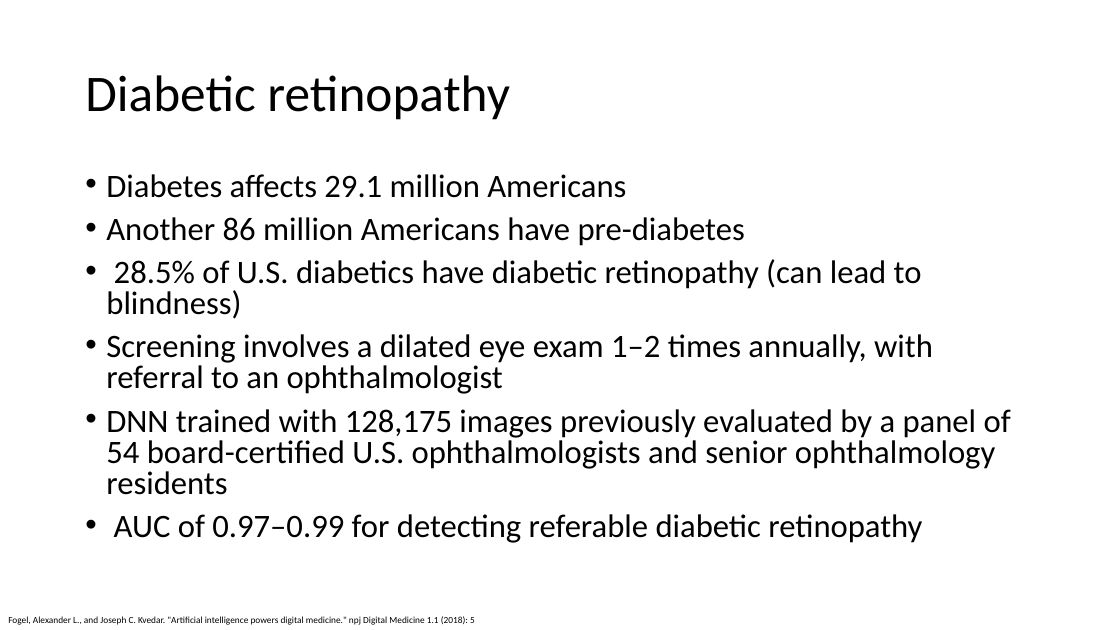
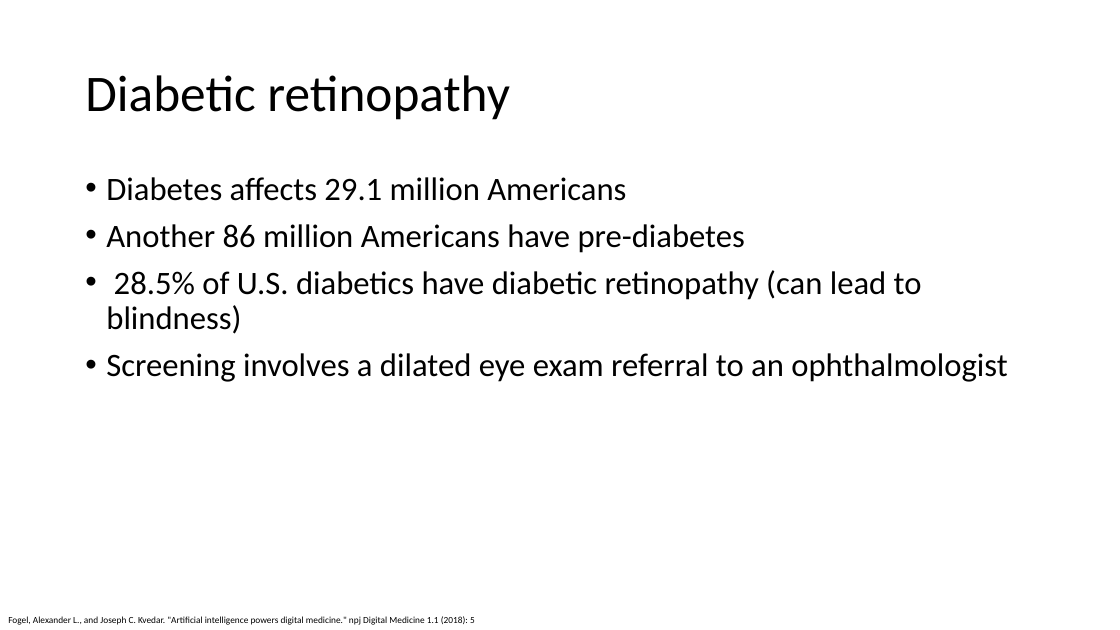
Before and after one commit to bahadirbklg/intro, a slide deck: slide 20 of 1 - introduction/DLMR 1 - introduction.pptx. Drawn at 1120x630 pixels with LibreOffice and Linux fonts; fonts in the diff are those of the drawing. Boxes give left, top, right and bottom in pixels: in the first picture for what was removed or moved away, otherwise in the second. Text is boxed around its words. In the diff, an @@ line names an element or a change of style, - is before the commit and + after.

Commit message:
edits

```diff
--- a/1 - introduction/DLMR 1 - introduction.pptx
+++ b/1 - introduction/DLMR 1 - introduction.pptx
@@ text at [106,177,922,334]: line spacing 0.8 to 0.9 @@
@@ text at [106,353,1007,382]: text changed @@
-• Screening involves a dilated eye exam 1–2 times annually, with referral to an ophthalmologist
-• DNN trained with 128,175 images previously evaluated by a panel of 54 board-certified U.S. ophthalmologists and senior ophthalmology residents
-• AUC of 0.97–0.99 for detecting referable diabetic retinopathy
+• Screening involves a dilated eye exam referral to an ophthalmologist
```
Also in this commit, not shown: 1 other slide changed, 1 slide added.
